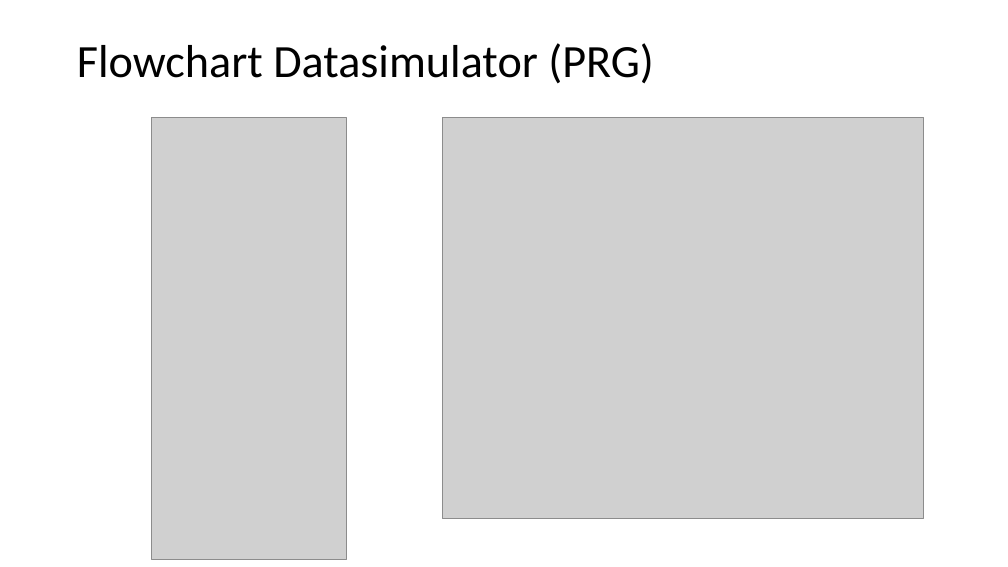
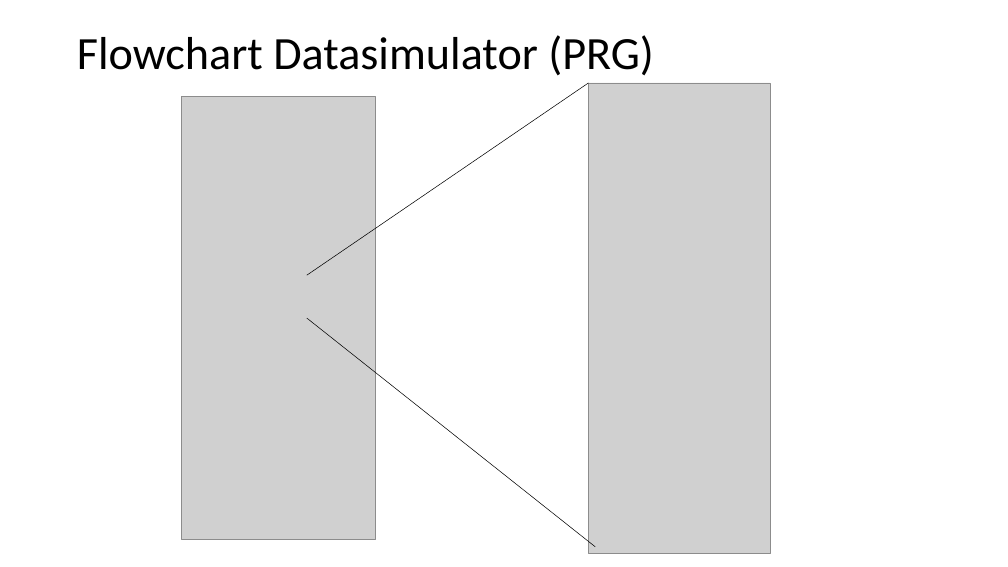
Before and after one commit to StefGert/ProjektaufgabeAT, a slide deck: slide 6 of Automatisierungstechnik.pptx. Drawn at 1008x567 pixels with LibreOffice and Linux fonts; fonts in the diff are those of the drawing; grey boxes stand for pictures. Boxes give left, top, right and bottom in pixels: in the first picture for what was removed or moved away, otherwise in the second. Text is boxed around its words. In the diff, an @@ line names an element or a change of style, - is before the commit and + after.

```diff
--- a/Automatisierungstechnik.pptx
+++ b/Automatisierungstechnik.pptx
@@ title "Flowchart Datasimulator (PRG)": place and size @@
-title "Flowchart Datasimulator (PRG)" at <box>77,43,654,84</box>
+title "Flowchart Datasimulator (PRG)" at <box>77,35,654,76</box>
@@ line added from (307, 275) to (588, 83), #000000 0.5 pt @@
@@ picture added at <box>588,83,770,554</box> @@
@@ picture: place and size @@
-picture at <box>152,117,346,560</box>
+picture at <box>181,97,376,539</box>
@@ picture removed at <box>442,117,924,519</box> @@
@@ line added from (307, 318) to (595, 547), #000000 0.5 pt @@
```
Also in this commit, not shown: 1 other slide changed, 1 other file.
